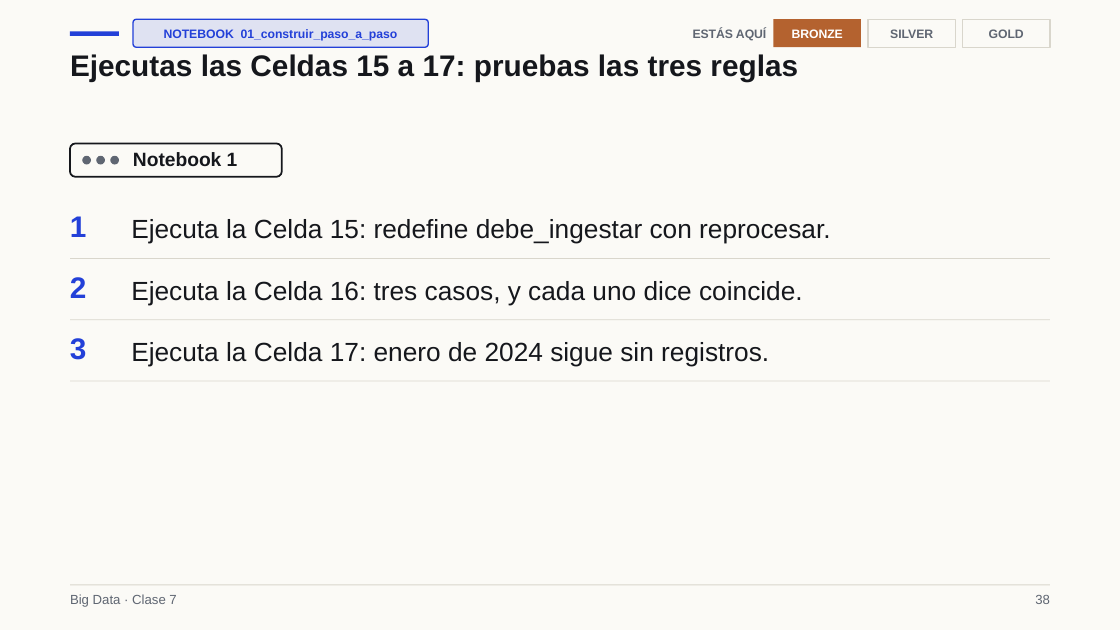
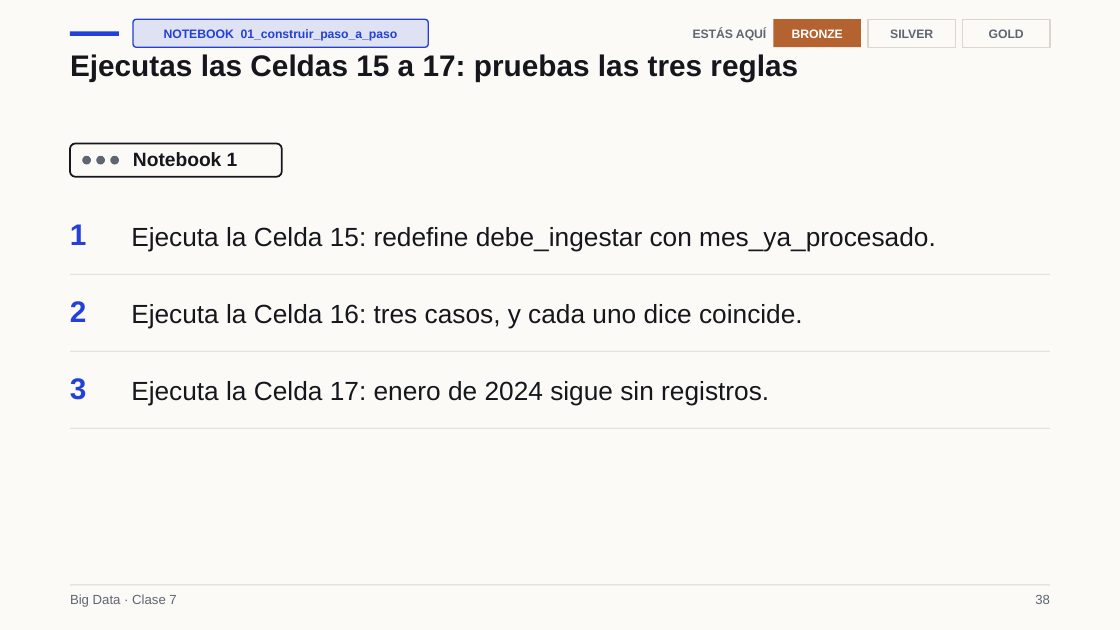
Before and after one commit to Apaezc/bigdata-udem-2026, a slide deck: slide 38 of curso/clase07/deck/slides.pptx. Drawn at 1120x630 pixels with LibreOffice and Linux fonts; fonts in the diff are those of the drawing. Boxes give left, top, right and bottom in pixels: in the first picture for what was removed or moved away, otherwise in the second. Text is boxed around its words. In the diff, an @@ line names an element or a change of style, - is before the commit and + after.

```diff
--- a/curso/clase07/deck/slides.pptx
+++ b/curso/clase07/deck/slides.pptx
@@ text "1" moved from (x1=70, y1=216, x2=87, y2=237) to (x1=70, y1=224, x2=87, y2=245) @@
@@ text at (x1=131, y1=227, x2=936, y2=252): text changed @@
-Ejecuta la Celda 15: redefine debe_ingestar con reprocesar.
+Ejecuta la Celda 15: redefine debe_ingestar con mes_ya_procesado.
@@ text "2" moved from (x1=70, y1=277, x2=87, y2=298) to (x1=70, y1=301, x2=87, y2=322) @@
@@ rectangle moved from (x1=70, y1=258, x2=1050, y2=259) to (x1=70, y1=274, x2=1050, y2=275) @@
@@ text "Ejecuta la Celda 16: tres ..." moved from (x1=131, y1=281, x2=803, y2=305) to (x1=131, y1=304, x2=803, y2=329) @@
@@ text "3" moved from (x1=70, y1=338, x2=87, y2=360) to (x1=70, y1=378, x2=87, y2=400) @@
@@ rectangle moved from (x1=70, y1=319, x2=1050, y2=320) to (x1=70, y1=351, x2=1050, y2=352) @@
@@ text "Ejecuta la Celda 17: enero ..." moved from (x1=131, y1=342, x2=769, y2=367) to (x1=131, y1=381, x2=769, y2=406) @@
@@ rectangle moved from (x1=70, y1=381, x2=1050, y2=381) to (x1=70, y1=428, x2=1050, y2=429) @@
```
Also in this commit, not shown: 62 other slides changed, 1 slide added, 6 slides removed, 17 other files.
